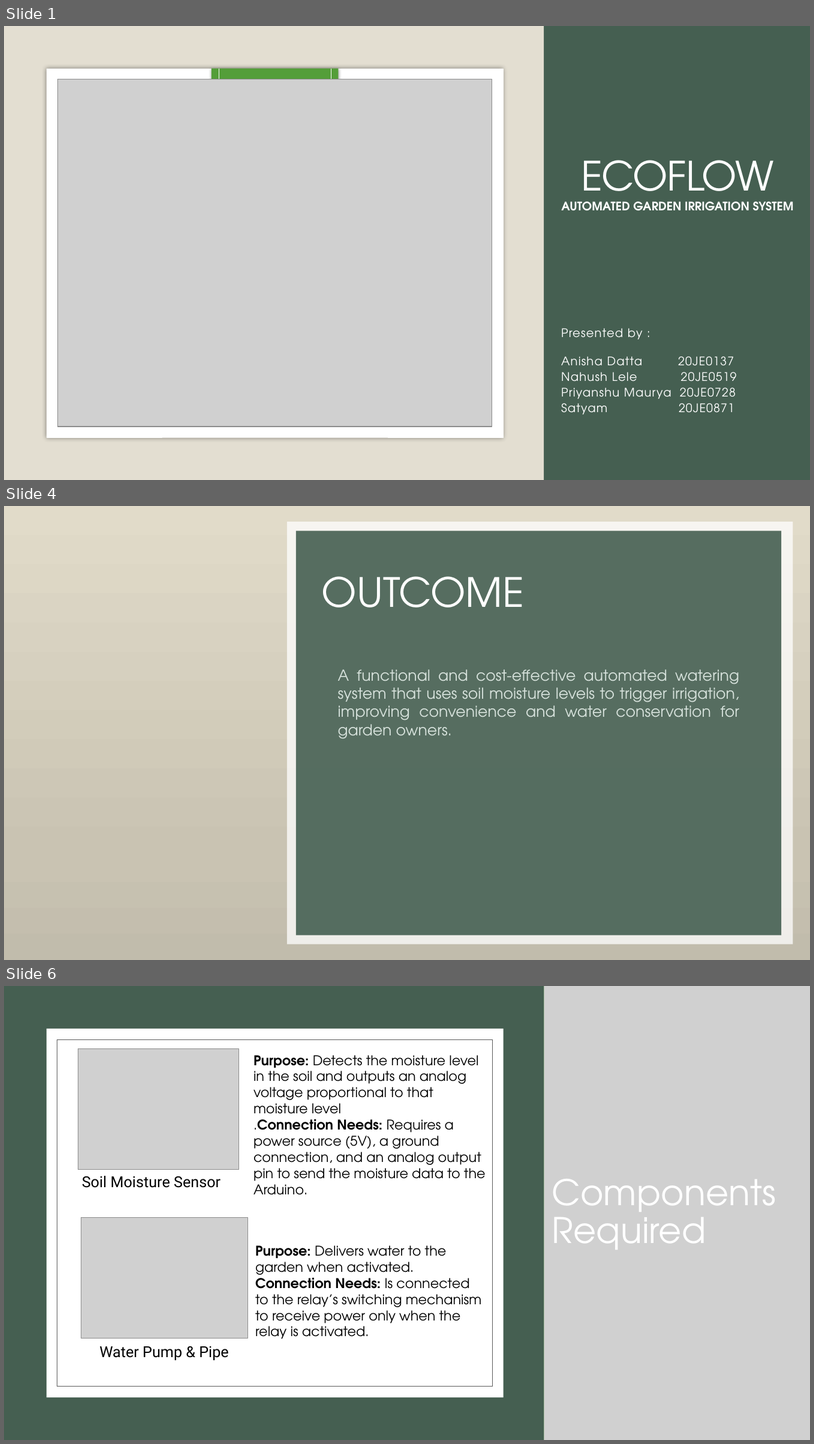
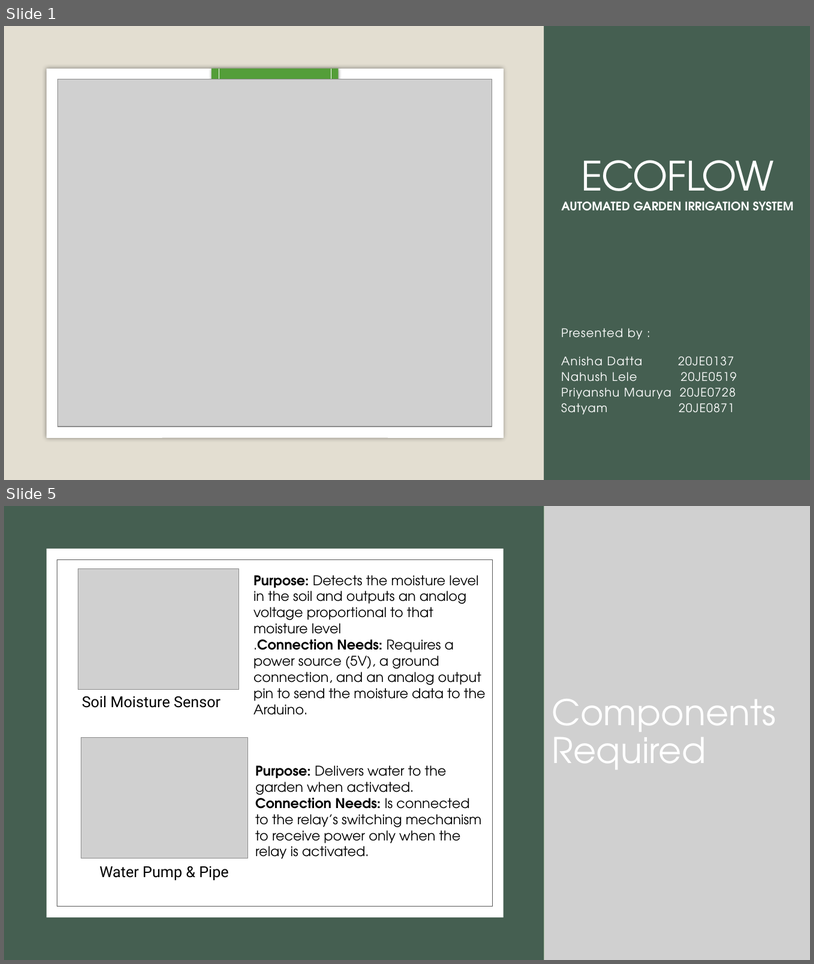
Before and after one commit to anisha-01-phoenix/EcoFlow, a slide deck: ECOFLOW.pptx. Shown one above the other, each under a label of ours: slides 1, 4 and 6 before the commit, slides 1 and 5 after it; the slides between them are not shown. The pictures are 814x1444 and 814x964 pixels, drawn with LibreOffice and Linux fonts; fonts in the diff are those of the drawing; grey boxes stand for pictures; background and template pictures are left out; a plain dark background stands for a picture behind light text. Boxes give left, top, right and bottom in pixels: in the first picture for what was removed or moved away, otherwise in the second. Text is boxed around its words. In the diff, an @@ line names an element or a change of style, - is before the commit and + after.

```diff
--- a/ECOFLOW.pptx
+++ b/ECOFLOW.pptx
@@ slide 4 removed at box(4, 506, 810, 960), background picture (left out) @@
@@ rectangle removed at box(4, 506, 810, 960) @@
@@ rectangle removed at box(20, 522, 795, 944) @@
@@ rectangle removed at box(287, 522, 794, 944) @@
@@ rectangle removed at box(29, 531, 786, 935) @@
@@ rectangle removed at box(296, 531, 782, 935) @@
@@ title removed at box(322, 576, 525, 607) @@
-OUTCOME
@@ text removed at box(338, 669, 740, 739) @@
-A functional and cost-effective automated watering system that uses soil moisture levels to trigger irrigation, improving convenience and water conservation for garden owners.
@@ what was slide 6 is now slide 5 @@
```
Also in this commit, not shown: 4 slides changed, 2 slides added, 1 other slide removed.
